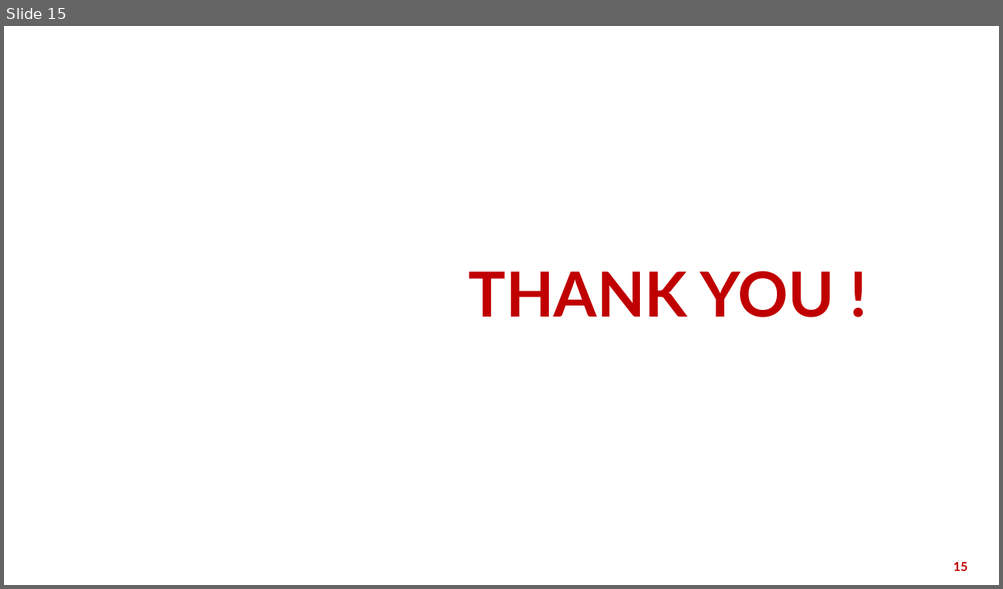
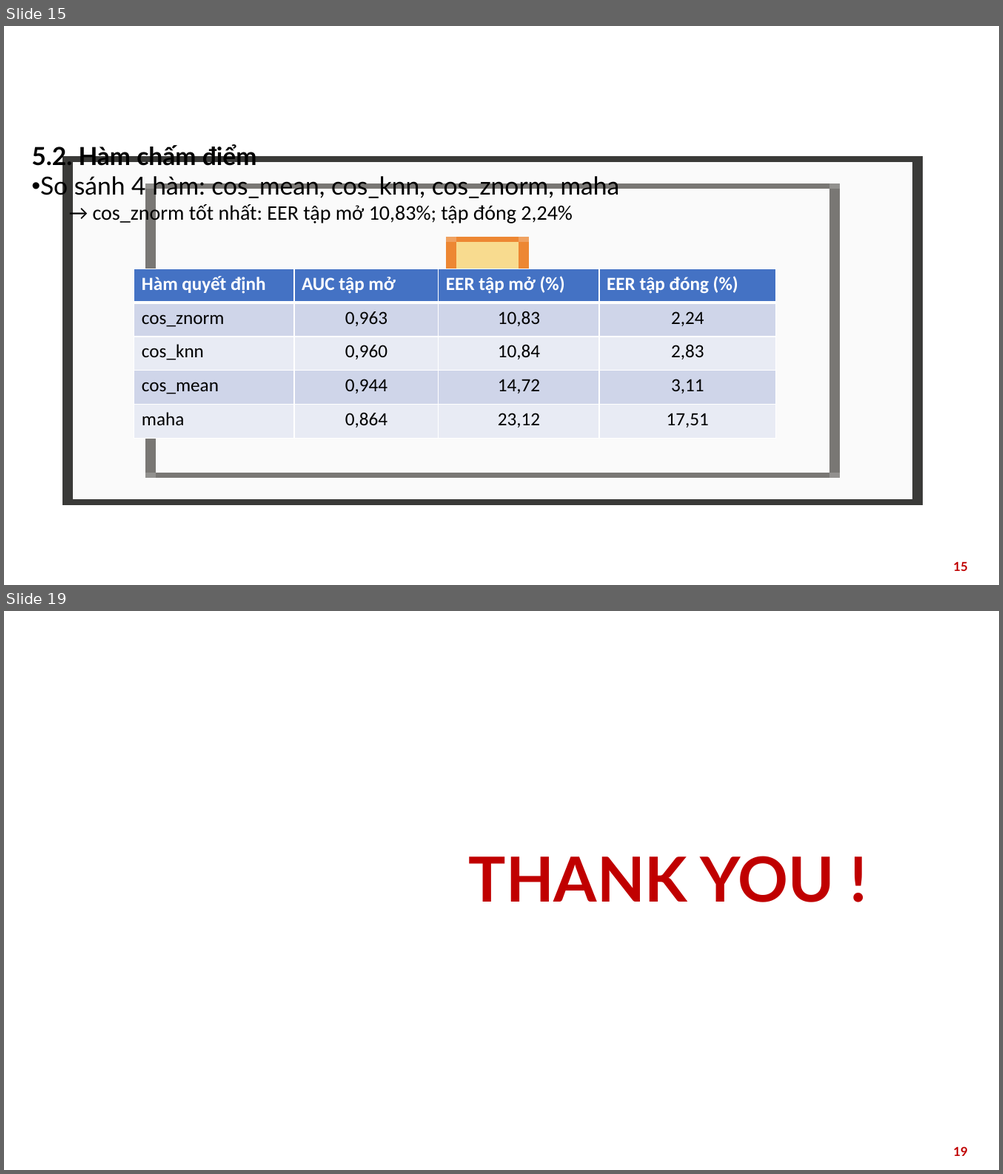
Before and after one commit to MaiVanDang/DATN, a slide deck: 20225699_MaiVanDang_20252.pptx. Shown one above the other, each under a label of ours: slide 15 before the commit, slides 15 and 19 after it; the slides between them are not shown. The pictures are 1003x589 and 1003x1174 pixels, drawn with LibreOffice and Linux fonts; fonts in the diff are those of the drawing; background and template pictures are left out. Boxes give left, top, right and bottom in pixels: in the first picture for what was removed or moved away, otherwise in the second. Text is boxed around its words. In the diff, an @@ line names an element or a change of style, - is before the commit and + after.

```diff
--- a/20225699_MaiVanDang_20252.pptx
+++ b/20225699_MaiVanDang_20252.pptx
@@ slide 15 added at (4, 26, 999, 585), background picture (left out) @@
@@ title added at (31, 147, 72, 170), 28 pt, text #FFFFFF, bold @@
+5. Kết quả đánh giá
@@ text added at (31, 144, 620, 225), 24 pt, text #000000 @@
+5.2. Hàm chấm điểm
+• So sánh 4 hàm: cos_mean, cos_knn, cos_znorm, maha
+  → cos_znorm tốt nhất: EER tập mở 10,83%; tập đóng 2,24%
@@ table added at (134, 269, 775, 439), 5 rows, 4 columns @@
+Hàm quyết định | AUC tập mở | EER tập mở (%) | EER tập đóng (%)
+cos_znorm | 0,963 | 10,83 | 2,24
+cos_knn | 0,960 | 10,84 | 2,83
+cos_mean | 0,944 | 14,72 | 3,11
+maha | 0,864 | 23,12 | 17,51
@@ page number added at (953, 562, 967, 571), 12 pt, text #C00000, bold @@
+15
@@ what was slide 15 is now slide 19 @@
@@ page number at (953, 1147, 967, 1156): text changed @@
-15
+19
```
Also in this commit, not shown: 4 slides changed, 9 other slides added, 6 slides removed, 2 other files.
